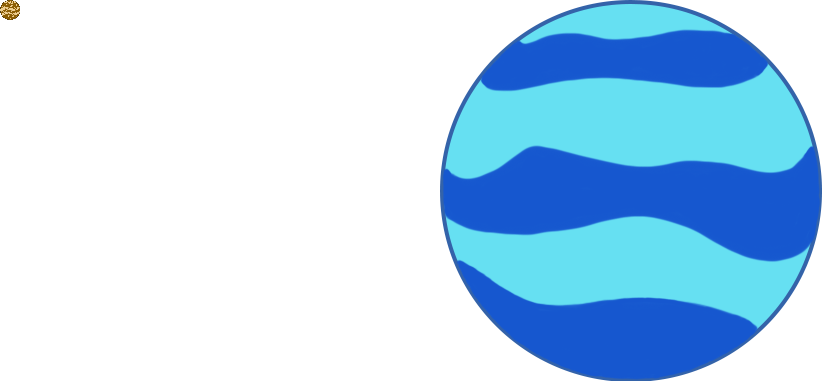
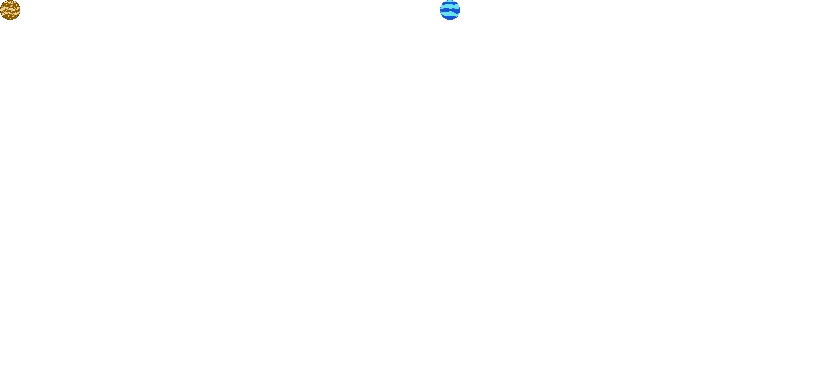
Layer changes from the first (822, 381) image to the second:
painted on "Capa 1" over [440, 0, 821, 381]
removed layer "Elipse 2" over [440, 0, 822, 381]
